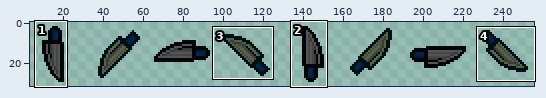
File history of a sprite sheet, resources/gfx/familiar/effect_johnnyknife_h.png. Above: a wide view before the commit, with the close-up outlined.
Close-up. Before the commit:
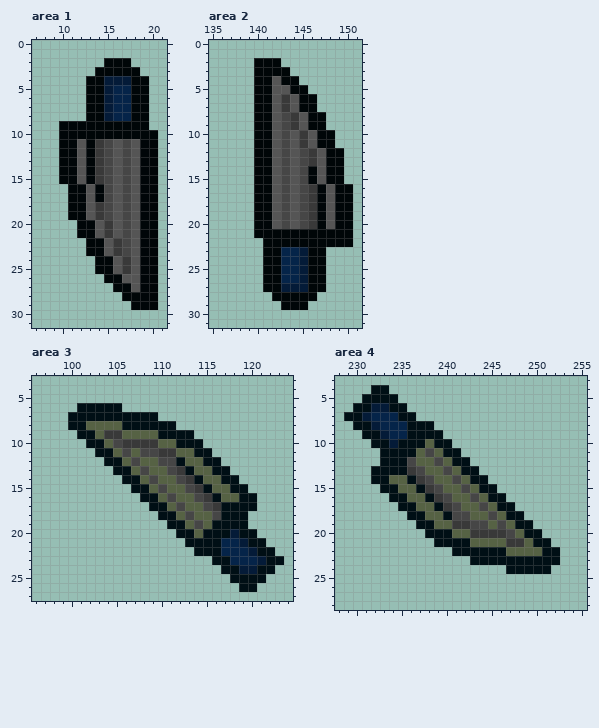
The file is 256x32 pixels. Shown: area 1: x 7..21, y 0..31; area 2: x 135..151, y 0..31; area 3: x 96..124, y 3..27; area 4: x 228..255, y 3..28. The wide view leaves out empty margins. The commit also changed other parts of the picture, which this record leaves out.
After the commit:
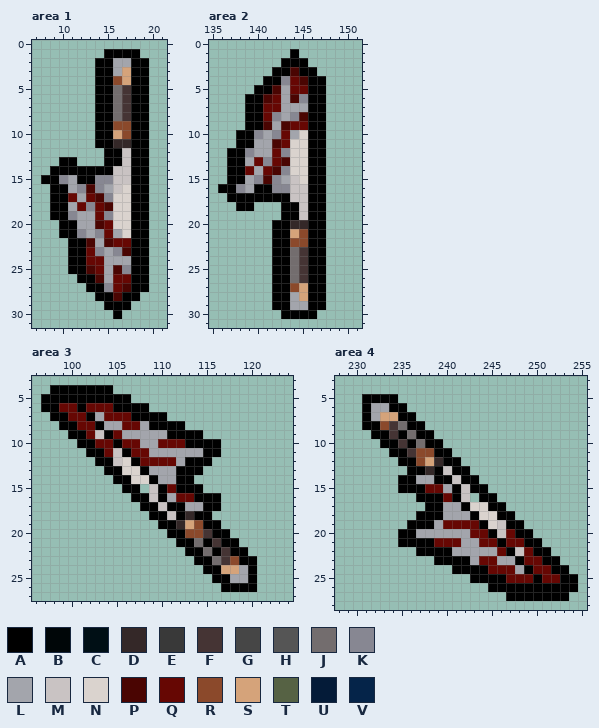
Palette (. is transparent): A #000000  B #000608  C #000f15  D #342828  E #393939  F #453434  G #464646  H #555555  J #736d6e  K #878792  L #a3a5ac  M #c9c3c3  N #dad3ce  P #4a0502  Q #660703  R #8b492b  S #d5a37a  T #566244  U #041b38  V #052449
The exact change:
--- area 1
@@ x 7..21 @@
  0 ...............
- 1 ...............
- 2 ........BBB....
- 3 .......BBBBB...
- 4 ......BBUUUBB..
- 5 ......BBUVVBB..
- 6 ......BBUVVBB..
- 7 ......BBUVVBB..
- 8 ......BBUVVBB..
- 9 ...BBBBBBBBBB..
-10 ...BBBBBBBBBBB.
-11 ...BBHBEGHGHBB.
-12 ...BBHBEGHGHBB.
-13 ...BBHBEGHGHBB.
-14 ...BBHBEGHGHBB.
-15 ...BBHBEGHGHBB.
-16 ....BBHBGHGHBB.
-17 ....BBHBGHGHBB.
-18 ....BBHEGHGHBB.
-19 ....BBHEGHGHBB.
-20 .....BBHEHGHBB.
-21 .....BBHEHGHBB.
-22 ......BBHEGHBB.
-23 ......BBHEGHBB.
-24 .......BBHEHBB.
-25 .......BBHEHBB.
-26 ........BBHHBB.
-27 .........BBHBB.
-28 ..........BBBB.
-29 ...........BBB.
-30 ...............
+ 1 ........AAAA...
+ 2 .......AALLAA..
+ 3 .......AALSAA..
+ 4 .......AARSAA..
+ 5 .......AAJFAA..
+ 6 .......AAJFAA..
+ 7 .......AAJFAA..
+ 8 .......AAJFAA..
+ 9 .......AARRAA..
+10 .......AASRAA..
+11 .......AADDAA..
+12 ........AAMAA..
+13 ...AA...AAMAA..
+14 ..AAAAAAAMMAA..
+15 .AAKLAAKKMMAA..
+16 ..AALKPKLMNAA..
+17 ..AAQLQPKNNAA..
+18 ..AALQKQPNNAA..
+19 ..AAKLLQKNNAA..
+20 ...AALLPQNNAA..
+21 ...AAKLKQLNAA..
+22 ....AAPLPQQAA..
+23 ....AAQKLKPAA..
+24 ....AAQQLLLAA..
+25 ....AAPQLPKAA..
+26 .....AAPLQQAA..
+27 ......AAKQPAA..
+28 .......AAPAA...
+29 ........AAA....
+30 .........A.....
 31 ...............
--- area 2
@@ x 135..151 @@
  0 .................
- 1 .................
- 2 .....BBB.........
- 3 .....BBBB........
- 4 .....BBHBB.......
- 5 .....BBHHBB......
- 6 .....BBHEHBB.....
- 7 .....BBHEHBB.....
- 8 .....BBHGEHBB....
- 9 .....BBHGEHBB....
-10 .....BBHGHEHBB...
-11 .....BBHGHEHBB...
-12 .....BBHGHGEHBB..
-13 .....BBHGHGEHBB..
-14 .....BBHGHGBHBB..
-15 .....BBHGHGBHBB..
-16 .....BBHGHGEBHBB.
-17 .....BBHGHGEBHBB.
-18 .....BBHGHGEBHBB.
-19 .....BBHGHGEBHBB.
-20 .....BBHGHGEBHBB.
-21 .....BBBBBBBBBBB.
-22 ......BBBBBBBBBB.
-23 ......BBVVUBB....
-24 ......BBVVUBB....
-25 ......BBVVUBB....
-26 ......BBVVUBB....
-27 ......BBUUUBB....
-28 .......BBBBB.....
-29 ........BBB......
-30 .................
+ 1 .........A.......
+ 2 ........AAA......
+ 3 .......AAPAA.....
+ 4 ......AAKQPAA....
+ 5 .....AAPLQQAA....
+ 6 ....AAPQLPKAA....
+ 7 ....AAQQLLLAA....
+ 8 ....AAQKLKPAA....
+ 9 ....AAPLPQQAA....
+10 ...AAKLKQLNAA....
+11 ...AALLPQNNAA....
+12 ..AAKLLQKNNAA....
+13 ..AALQKQPNNAA....
+14 ..AAQLQPKNNAA....
+15 ..AALKPKLMNAA....
+16 .AAKLAAKKMMAA....
+17 ..AAAAAAAMMAA....
+18 ...AA...AAMAA....
+19 ........AAMAA....
+20 .......AADDAA....
+21 .......AASRAA....
+22 .......AARRAA....
+23 .......AAJFAA....
+24 .......AAJFAA....
+25 .......AAJFAA....
+26 .......AAJFAA....
+27 .......AARSAA....
+28 .......AALSAA....
+29 .......AALLAA....
+30 ........AAAA.....
 31 .................
--- area 3
@@ x 96..124 @@
  3 .............................
- 4 .............................
- 5 .............................
- 6 .....CCCCC...................
- 7 ....CCCCCCCCCC...............
- 8 ....CCTTTTCCCCCC.............
- 9 .....CCTEETTTTCCCC...........
-10 ......CCTGEEEETTCCC..........
-11 .......CCTGTGGEETTCC.........
-12 ........CCTGTTGGCTTCC........
-13 .........CCTGTTGECTTCC.......
-14 ..........CCTGTTGECTTCC......
-15 ...........CCTGTTGECTTCC.....
-16 ............CCTGTTGECTTCC....
-17 .............CCTGTTGECCCC....
-18 ..............CCTGTTGCCC.....
-19 ...............CCTGTCCCC.....
-20 ................CCTCCCUCC....
-21 .................CCCCVVUCC...
-22 ..................CCCVVVUCC..
-23 ....................CCVVVUCC.
-24 .....................CCUUCC..
-25 ......................CCCC...
-26 .......................CC....
+ 4 ..AAAAAAA....................
+ 5 .AAAAAAAAAA..................
+ 6 .AAQQAQQQAAAA................
+ 7 ..AAQQALQQQAAAA..............
+ 8 ...AAQQALLQQLAAAA............
+ 9 ....AAQMAQLLLLLAAAA..........
+10 .....AAQQAQQLLQQQAAAA........
+11 ......AAQMAQQLLLLLLAA........
+12 .......AAMNAQQQQLAAA.........
+13 ........AANNALLLAAA..........
+14 .........AANNALLAA...........
+15 ..........AA.MAQAAA..........
+16 ...........AAMALQQAAA........
+17 ............AAMAALLAA........
+18 .............AAMADAA.........
+19 ..............AADSRAA........
+20 ...............AARRFAA.......
+21 ................AAJAFAA......
+22 .................AAJAFAA.....
+23 ..................AAJFRAA....
+24 ...................AASSLA....
+25 ....................AALLA....
+26 .....................AAAA....
 27 .............................
--- area 4
@@ x 228..255 @@
  3 ............................
- 4 ....CC......................
- 5 ...CCCC.....................
- 6 ..CCUUCC....................
- 7 .CCUVVVCC...................
- 8 ..CCUVVVCCC.................
- 9 ...CCUVVCCCC................
-10 ....CCUCCCTCC...............
-11 .....CCCCTGTCC..............
-12 .....CCCGTTGTCC.............
-13 ....CCCCEGTTGTCC............
-14 ....CCTTCEGTTGTCC...........
-15 .....CCTTCEGTTGTCC..........
-16 ......CCTTCEGTTGTCC.........
-17 .......CCTTCEGTTGTCC........
-18 ........CCTTCGGTTGTCC.......
-19 .........CCTTEEGGTGTCC......
-20 ..........CCCTTEEEEGTCC.....
-21 ...........CCCCTTTTEETCC....
-22 .............CCCCCCTTTTCC...
-23 ...............CCCCCCCCCC...
-24 ...................CCCCC....
-25 ............................
-26 ............................
-27 ............................
+ 4 ............................
+ 5 ...AAAA.....................
+ 6 ...ALLAA....................
+ 7 ...ALSSAA...................
+ 8 ...AARFJAA..................
+ 9 ....AAFAJAA.................
+10 .....AAFAJAA................
+11 ......AAFRRAA...............
+12 .......AARSDAA..............
+13 ........AADAMAA.............
+14 .......AALLAAMAA............
+15 .......AAAQQLAMAA...........
+16 .........AAAQAM.AA..........
+17 ..........AALLANNAA.........
+18 .........AAALLLANNAA........
+19 ........AAALQQQQANMAA.......
+20 .......AALLLLLLQQAMQAA......
+21 .......AAAAQQQLLQQAQQAA.....
+22 .........AAAALLLLLQAMQAA....
+23 ...........AAAALQQLLAQQAA...
+24 .............AAAAQQQLAQQAA..
+25 ...............AAAAQQQAQQAA.
+26 .................AAAAAAAAAA.
+27 ...................AAAAAAA..
 28 ............................
